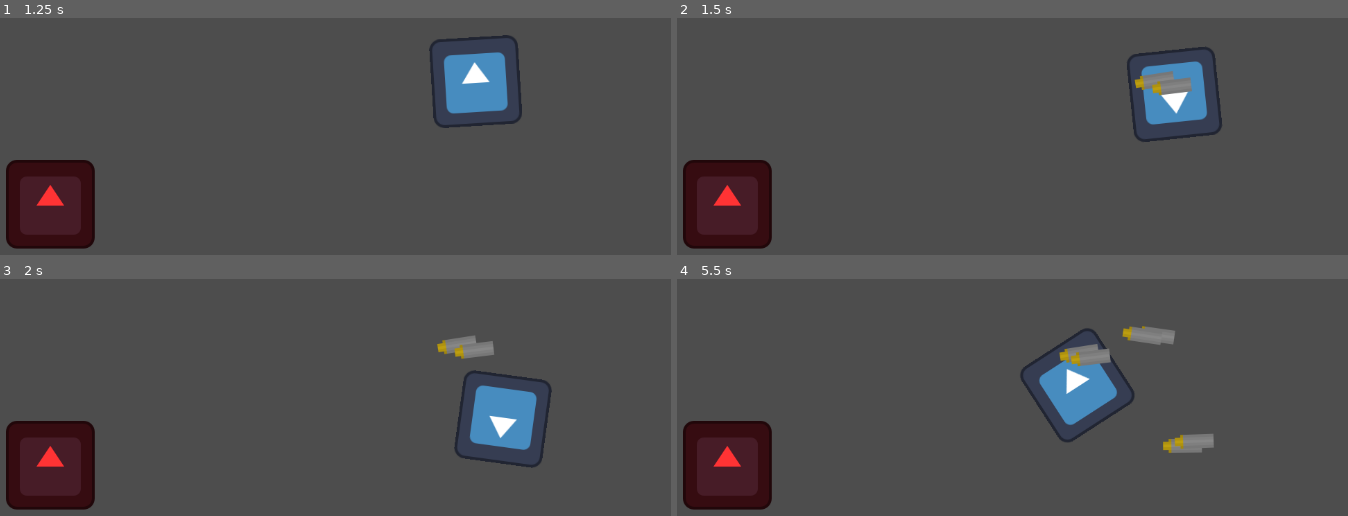
Above: before the commit, frames 1-4 (two rows, left to right).
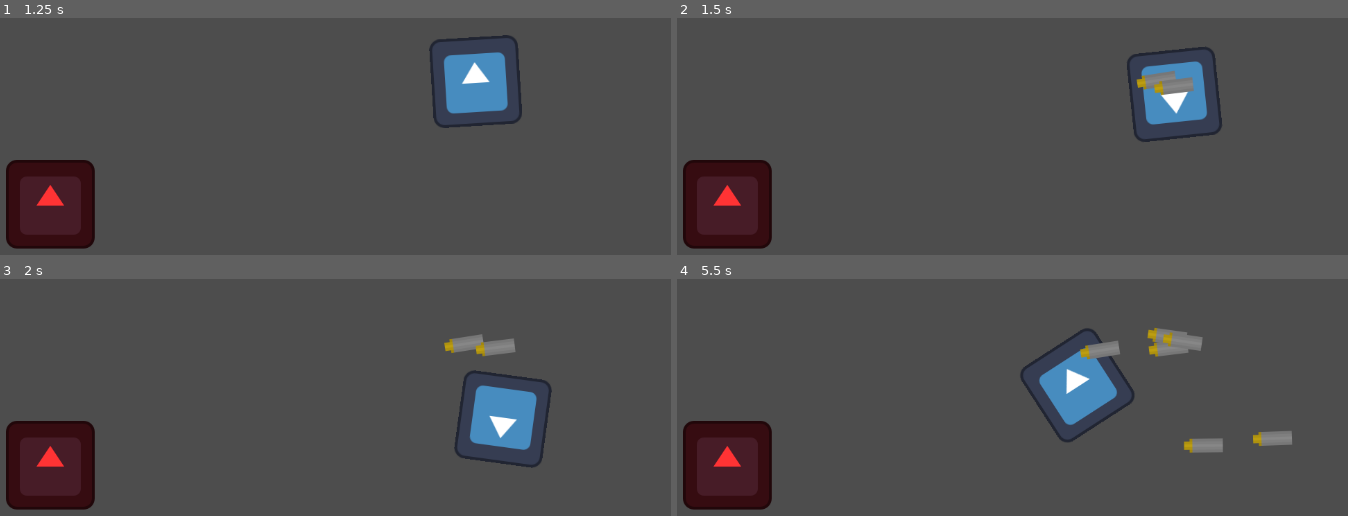
Above: after the commit, the same moments.

Repository: Do-Good-Games/MaskGameTest
Game: Godot game, scene res://testLevel.tscn
Two runs of this game, one before a commit and one after it. Both use one fixed random seed, a clock stepped at 60 frames per second and the inputs below. The engine's default icon, where the game draws it, is replaced by a stand-in: a white triangle on a blue panel in a dark square.
Inputs (mouse positions are in pixels of both pictures, inside the frame that each line leads up to):
- Up to frame 1 (1.25 s): tap Enter at 0.5 s; move the mouse to (577, 74) at 0.52 s; press the mouse at (577, 74) at 0.53 s; hold D (right) from 0.53 s (still down)
- Up to frame 2 (1.5 s): move the mouse to (918, 119) at 1.27 s; release D (right) at 1.28 s; release the mouse at (918, 119) at 1.28 s; hold S (down) from 1.28 s (still down); click (918, 119) at 1.35 s
- Up to frame 3 (2 s): keep holding S (down)
- Up to frame 4 (5.5 s): move the mouse to (outside the picture) at 2.02 s; release S (down) at 2.03 s; press the mouse at (outside the picture) at 2.03 s; hold D (right) 2.03-2.78 s; move the mouse to (1032, 447) at 2.77 s; release the mouse at (1032, 447) at 2.78 s; hold W (up) 2.78-3.53 s; click (1032, 447) at 2.85 s; move the mouse to (1314, 425) at 3.52 s; press the mouse at (1314, 425) at 3.53 s; hold A (left) 3.53-5.03 s; move the mouse to (838, 290) at 4.27 s; release the mouse at (838, 290) at 4.28 s; click (838, 290) at 4.35 s; move the mouse to (1113, 359) at 5.02 s; press the mouse at (1113, 359) at 5.03 s; hold S (down) from 5.03 s (still down)

Frame 1 is identical in both runs. In frame 2, 0.1% of the frame differs, in the area x 68-78%, y 22-33%; in frame 3, 0.5%; in frame 4, 2.1%, in the area x 56-92%, y 19-74%.

Commit message:
mouse hold time determines speed

Diff:
--- a/BobbyFolder/BobbyCharacter.gd
+++ b/BobbyFolder/BobbyCharacter.gd
@@ -27,10 +27,12 @@
 			throwSpeed = 75
 
 		print(throwSpeed)
-		throwSpeed = 0
+
 		var createdThrowable = Throwable.instantiate()
 		get_tree().root.add_child(createdThrowable)
 		createdThrowable.global_transform = self.global_transform
+		createdThrowable.speed = throwSpeed
+		throwSpeed = 0
 	return input
 
 func _physics_process(delta):
--- a/BobbyFolder/throwable.gd
+++ b/BobbyFolder/throwable.gd
@@ -1,6 +1,6 @@
 extends CharacterBody2D
 
-@onready var speed = 60
+@export var speed = 60
 var throwtime = 120
 
 func _ready() -> void:
